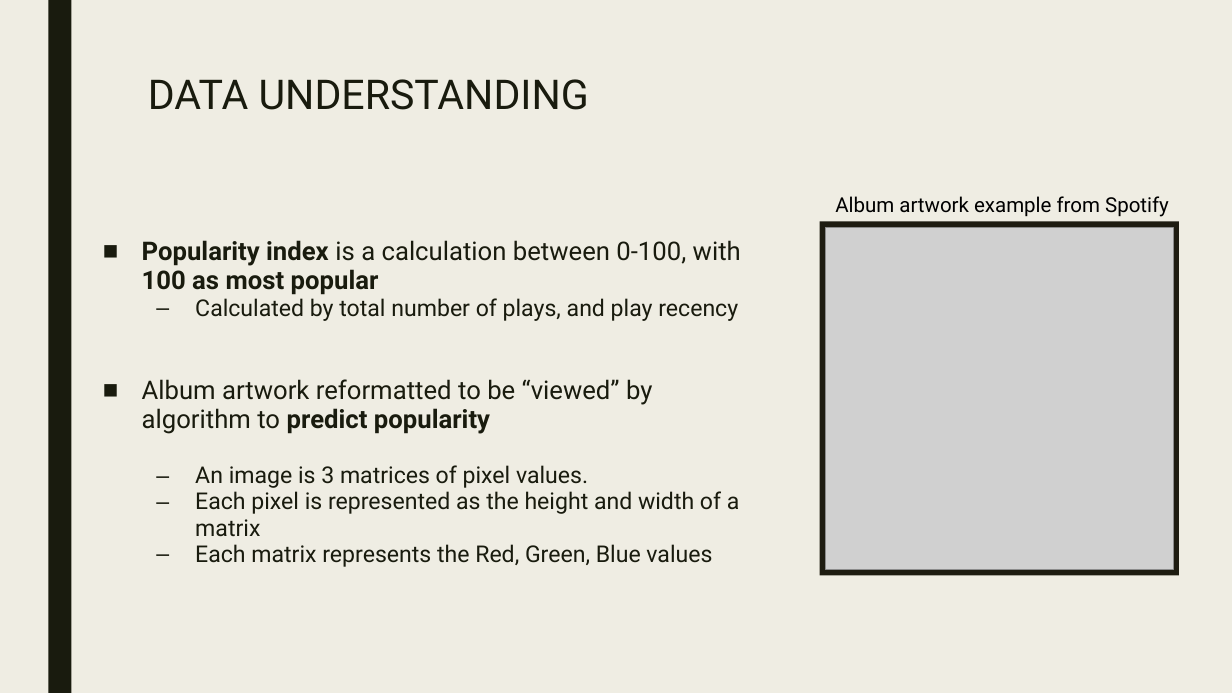
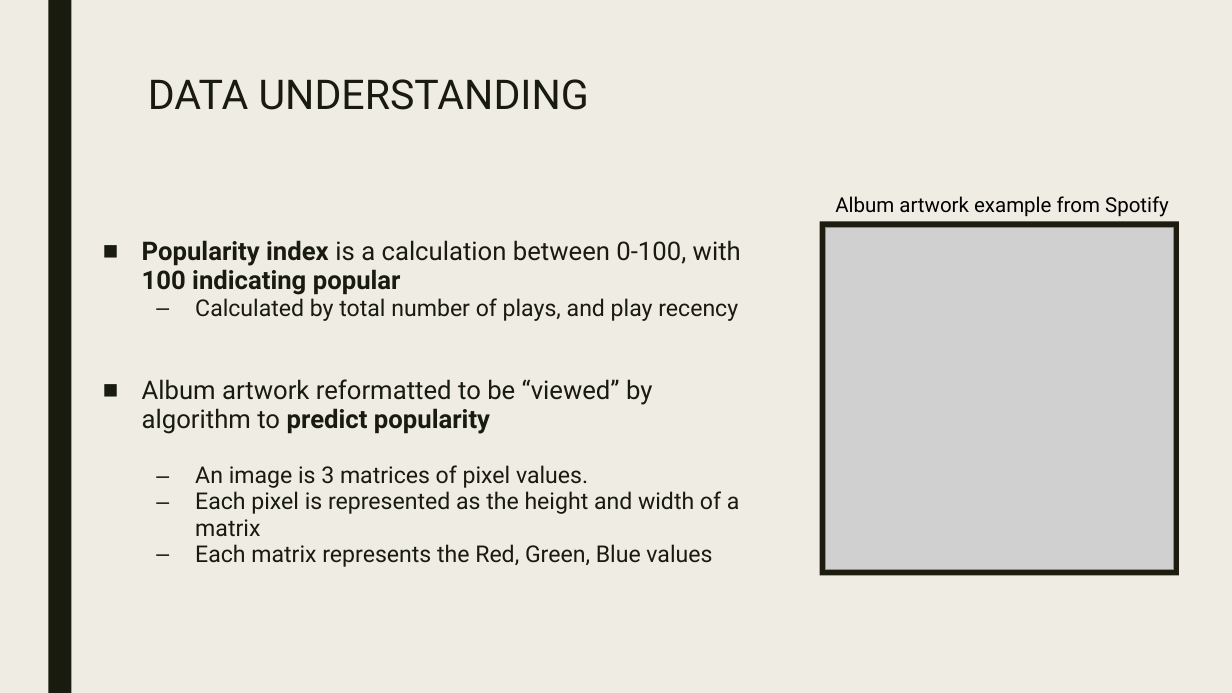
Before and after one commit to sabinabains/dsc-capstone, a slide deck: slide 5 of predicting_song_popularity_by_album_artwork.pptx. Drawn at 1232x693 pixels with LibreOffice and Linux fonts; fonts in the diff are those of the drawing; grey boxes stand for pictures. Boxes give left, top, right and bottom in pixels: in the first picture for what was removed or moved away, otherwise in the second. Text is boxed around its words. In the diff, an @@ line names an element or a change of style, - is before the commit and + after.

```diff
--- a/predicting_song_popularity_by_album_artwork.pptx
+++ b/predicting_song_popularity_by_album_artwork.pptx
@@ text at [142, 240, 741, 295]: text changed @@
-■ Popularity index is a calculation between 0-100, with 100 as most popular
+■ Popularity index is a calculation between 0-100, with 100 indicating popular
```
Also in this commit, not shown: 6 other slides changed.
